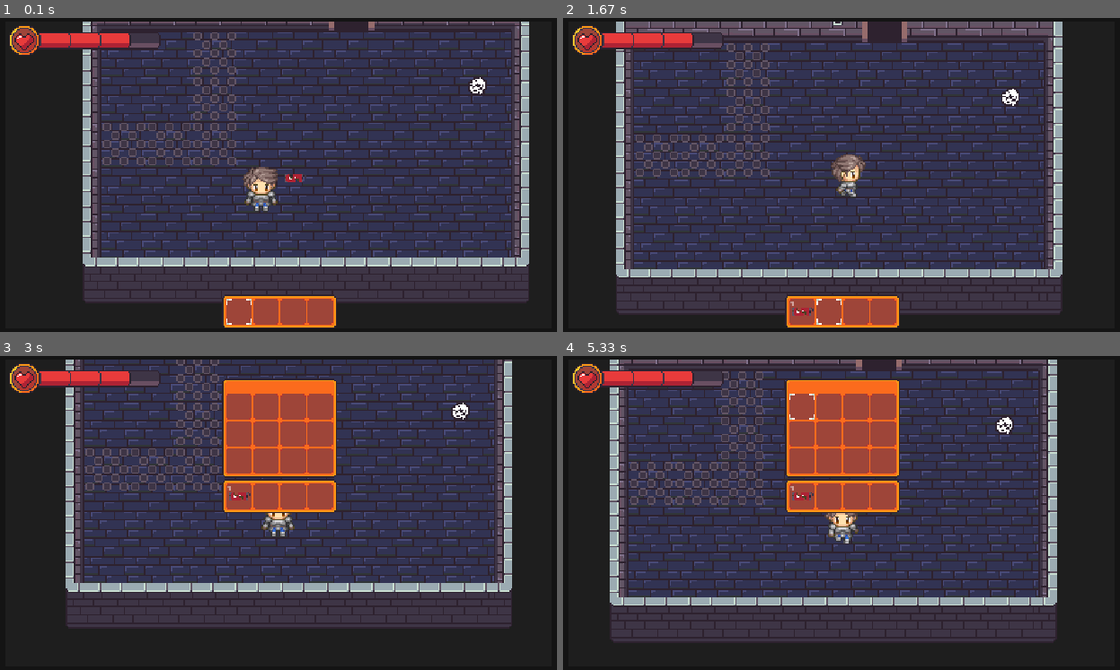
Above: before the commit, frames 1-4 (two rows, left to right).
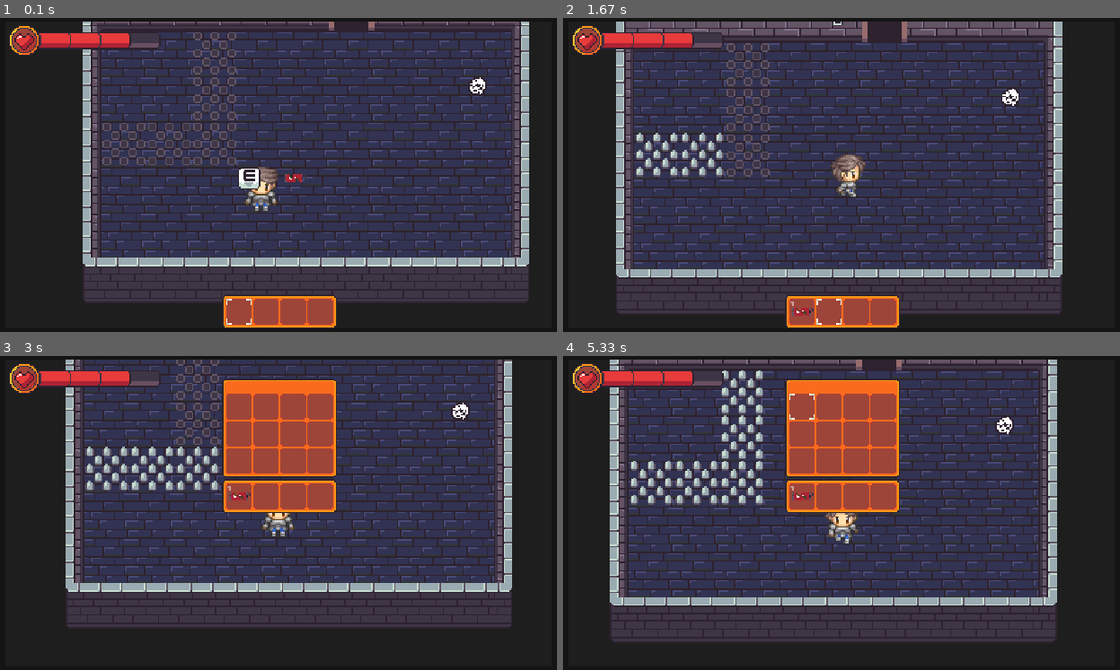
Above: after the commit, the same moments.

Repository: CyberSurge-Dev/PygameTesting
Game: pygame game, started from main.py
Same seed, same stepped clock (60 frames per second), same inputs: the game is played once before the commit and once after it.
Inputs (mouse positions are in pixels of both pictures, inside the frame that each line leads up to):
- Up to frame 1 (0.1 s): no input
- Up to frame 2 (1.67 s): hold D 0.33-0.8 s; tap E at 0.83 s; hold W 1.17-1.47 s; tap 4 at 1.32 s; hold D from 1.5 s (still down); tap 2 at 1.65 s
- Up to frame 3 (3 s): release D at 1.97 s; hold A 2-2.53 s; tap 3 at 2.15 s; hold S 2.57-2.87 s; tap 4 at 2.72 s; tap I at 2.9 s
- Up to frame 4 (5.33 s): click (796, 403) at 3.28 s; hold A 3.57-3.97 s; tap 4 at 3.72, 5.22 s; hold W 4-4.37 s; tap 2 at 4.15 s; hold D 4.4-5.03 s; tap 3 at 4.55 s; hold S from 5.07 s (still down)

The runs differ from the first frame. In frame 1, 0.3% of the frame differs, in the area x 42-47%, y 47-55%; in frame 2, 0.6%; in frame 3, 1.0%; in frame 4, 1.7%, in the area x 12-36%, y 4-47%.

Commit message:
Continued working on spike, error were spikes seem to be out of sync is ocurring.
Co-authored-by: Ruthvika Kambam (Student) <RKambam3093@Cabarrus.K12.nc.us>

Diff:
--- a/data/rooms/main_room.json
+++ b/data/rooms/main_room.json
@@ -74,7 +74,7 @@
         "10;0" : {"id":"wall", "variant":7}
     }, "tile-groups" : {
         "La" : {
-            "meta" : {"cooldown" : 2, "spike-time" : 5, "damage" : 5},
+            "meta" : {"cooldown":240, "spike-time":480, "damage":10, "offset":60},
             "tiles" : {
                 "1;3" : {"id":"spikes"},
                 "2;3" : {"id":"spikes"},
--- a/data/settings.json
+++ b/data/settings.json
@@ -12,6 +12,6 @@
     },
     "developer": {
         "developer": true,
-        "telemetry": false
+        "telemetry": true
     }
 }
--- a/scripts/assetMap.py
+++ b/scripts/assetMap.py
@@ -26,7 +26,7 @@
         'note-wall' : InteractableTile(load_images('tiles/note_walls'), True, {}, show_text_box),
         'door' : InteractableTile(load_images('tiles/doors'), False, {}, interactable=False, on_collision=set_room),
         'chest' : InteractableTile(load_images("tiles/")),
-        'spikes' : InteractableTile(load_images('tiles/spikes'), False, {'tick':0, 'cooldown':0, 'spike-time':0}, interactable=False, on_collision=spike_tick)
+        'spikes' : InteractableTile(load_images('tiles/spikes'), False, {'tick':0, 'cooldown':0, 'spike-time':0, "damage":0, "offset":0}, interactable=False, on_collision=spike_damage, on_render=spike_tick, collision_interactable=False)
     }
     entities = {
         'player': {
--- a/scripts/entities.py
+++ b/scripts/entities.py
@@ -157,9 +157,6 @@
         self.tilemap = self.game.tilemap
         self.assetMap = self.game.assetMap
         self.inventory = {}
-        # Create variables specific to the player
-        self.health = 3
-        self.max_health = 3
         # Create HUD items
         self.hud = GUIManager()
         self.hud.add('itembar', ItemBar(self.game.dPos.BOTTOM_CENTER, (81, 24), self.game.scale, self.assetMap.gui['itembar'], self.assetMap.gui['itembar_selected']))
@@ -171,7 +168,7 @@
                                              self.assetMap.gui["empty-health-bar"],
                                              self.assetMap.gui['filled-health-bar'],
                                              40, 29))
-
+        self.health_bar = self.hud.menu_items['health-bar']
         self.inventory = self.hud.menu_items['inventory']
         self.inventory_open = False
         self.interaction = False
--- a/scripts/guiElements.py
+++ b/scripts/guiElements.py
@@ -355,6 +355,10 @@
         self.filled_bar = filled_bar
         self.health_per_bar = 10
         self.step = 21
+        self.immunity_frames = 20
+        self.tick = 0
+        self.damaged = False
+        self.dead = False
 
     def render(self, disp):
         if self.center:
@@ -372,3 +376,14 @@
                         self.center_pos[1] + 5
                     ))
             blit(disp, self.emblem, self.center_pos)
+        if self.damaged:
+            if self.tick >= self.immunity_frames:
+                self.tick = 0
+                self.damaged = False
+            else:
+                self.tick += 1
+
+    def damage(self, damage_amount):
+        if not self.damaged:
+            self.health -= damage_amount
+            self.damaged = True
--- a/scripts/interactions.py
+++ b/scripts/interactions.py
@@ -55,5 +55,31 @@
     else:
         tile.variant = 0
 
-def spike_tick(tile, *args):
-    pass
+def spike_damage(tile, *args):
+    if tile.collision_interactable:
+        args[0].health_bar.damage(tile.meta['damage'])
+    args[0].game.telemetry.add(tile.pos, f"Variant: {tile.variant}, meta: {tile.meta}")
+
+
+def spike_tick(tile, disp, offset, tilesize, *args):
+    if tile.collision_interactable == False:
+        if tile.meta['tick'] >= tile.meta['cooldown']:
+            tile.meta['tick'] = 0
+            tile.collision_interactable = True
+            tile.variant = 1
+            print(tile, "Changed phase", tile.meta['tick'])
+        else:
+            tile.collision_interactable = False
+            tile.meta['tick'] += 1
+            tile.variant = 0
+            print(tile, "cooldown", tile.meta['tick'])
+    else:
+        if tile.meta['tick'] >= tile.meta['spike-time']:
+            tile.meta['tick'] = 0
+            tile.collision_interactable = False
+            tile.variant = 0
+        else:
+            tile.collision_interactable = True
+            tile.meta['tick'] += 1
+            tile.variant = 1
+            print(tile, "spikes", tile.meta['tick'])
--- a/scripts/newTilemap.py
+++ b/scripts/newTilemap.py
@@ -188,7 +188,6 @@
         for tile in self.get_interactable_tiles_around((rect.x, rect.y)):
             if pygame.Rect(tile.pos[0]*self.tile_size, tile.pos[1]*self.tile_size, self.tile_size, self.tile_size).colliderect(rect):
                 tile.on_collision(tile, *args)
-                print("collide with tile")
 
     def add_tile(self, pos, tile):
         """Adds or overwrites tile at location"""
